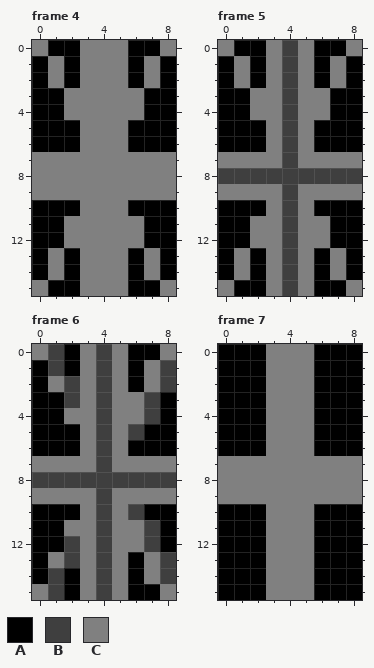
A pixel-art file gets an edit: hexels/union-jack.aseprite. Above, as it was before the edit.
9x16 pixels, 8 frames. Shown: frame 4, frame 5, frame 6, frame 7.
Visible layers, top first: "Layer 1" opacity 50%, "Background".
Palette (. is transparent): A #000000  B #3f3f3f  C #808080
Pixels before, frame 4, first column x 0:
 0 CAACCCAAC
 1 ACACCCACA
 2 ACACCCACA
 3 AACCCCCAA
 4 AACCCCCAA
 5 AAACCCAAA
 6 AAACCCAAA
 7 CCCCCCCCC
 8 CCCCCCCCC
 9 CCCCCCCCC
10 AAACCCAAA
11 AACCCCCAA
12 AACCCCCAA
13 ACACCCACA
14 ACACCCACA
15 CAACCCAAC
Pixels before, frame 5, first column x 0:
 0 CAACBCAAC
 1 ACACBCACA
 2 ACACBCACA
 3 AACCBCCAA
 4 AACCBCCAA
 5 AAACBCAAA
 6 AAACBCAAA
 7 CCCCBCCCC
 8 BBBBBBBBB
 9 CCCCBCCCC
10 AAACBCAAA
11 AACCBCCAA
12 AACCBCCAA
13 ACACBCACA
14 ACACBCACA
15 CAACBCAAC
Pixels before, frame 6, first column x 0:
 0 CBACBCAAC
 1 ABACBCACB
 2 ACBCBCACB
 3 AABCBCCBA
 4 AACCBCCBA
 5 AAACBCBAA
 6 AAACBCAAA
 7 CCCCBCCCC
 8 BBBBBBBBB
 9 CCCCBCCCC
10 AAACBCBAA
11 AACCBCCBA
12 AABCBCCBA
13 ACBCBCACB
14 ABACBCACB
15 CBACBCAAC
Pixels before, frame 7, first column x 0:
 0 AAACCCAAA
 1 AAACCCAAA
 2 AAACCCAAA
 3 AAACCCAAA
 4 AAACCCAAA
 5 AAACCCAAA
 6 AAACCCAAA
 7 CCCCCCCCC
 8 CCCCCCCCC
 9 CCCCCCCCC
10 AAACCCAAA
11 AAACCCAAA
12 AAACCCAAA
13 AAACCCAAA
14 AAACCCAAA
15 AAACCCAAA
Once edited:
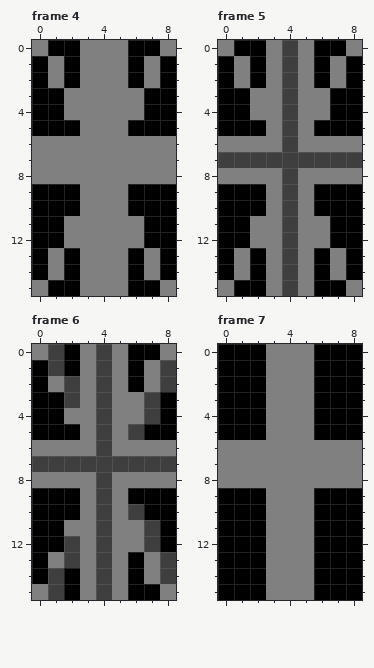
From old to new:
Frame 4, layer "Layer 1":
Colour A replaces colour C in row 9 at x 0 to 2 and 6 to 8.
Colour C replaces colour A in row 6 at x 0 to 2 and 6 to 8.
Frame 5, layer "Layer 1":
Colour A replaces colour C in row 9 at x 0 to 2 and 6 to 8.
Colour B replaces colour C in row 7 at x 0 to 3 and 5 to 8.
Colour C replaces colour A in row 6 at x 0 to 2 and 6 to 8.
Colour C replaces colour B in row 8 at x 0 to 3 and 5 to 8.
Frame 6, layer "Layer 1": the same change as frame 5
Frame 7, layer "Layer 1": the same change as frame 4
